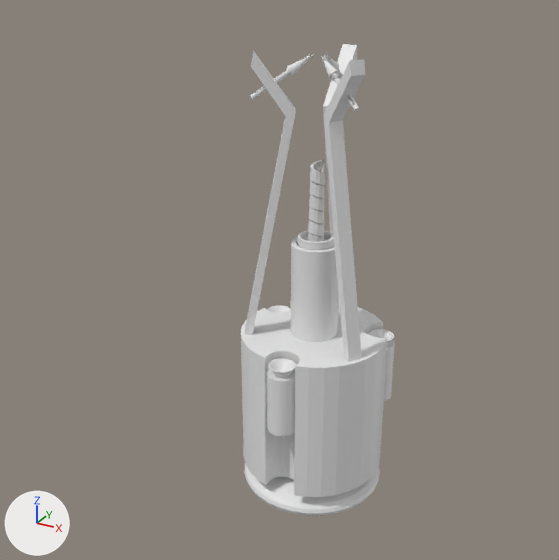
A saved change to the Blender file 3d/termite2.blend.
The view is the same before and after, from a camera (50 mm lens) standing at (4.12, -8.47, 7.66) and looking at (-0.74, 0.36, 3.25). The axes (+X, +Y, +Z) are drawn at lower left. The lights are the same throughout.

The first picture shows 'Bratso', 'Plane', 'Sakoula', 'body', 'bratso.001', 'bratso.002', 'dril2', 'kamaki', 'kamaki.001', 'kamaki.002', 'outer-dril', 'spiroma1', 'spiroma2', 'thruster3.001'.
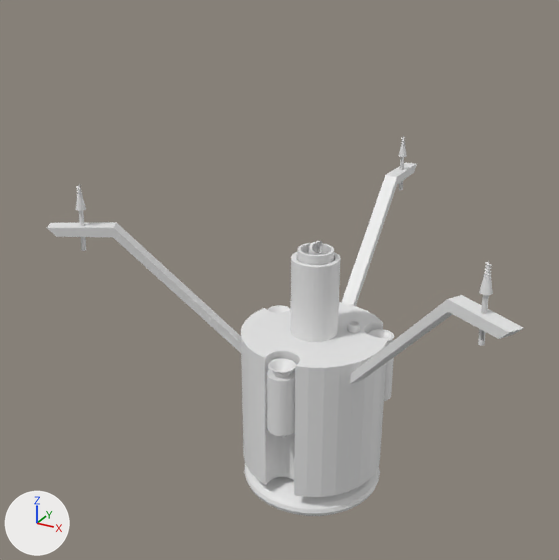
Commit message: Added Strut linked swinging Added strut rotation limits Added drill extension limits

Pixel boxes [x1, y1, x2, y2] of what changed, in the pictures (559 x 560 px):
'bratso.001', deleted: before [323, 59, 365, 362]
'outer-dril', moved: before [291, 237, 339, 342]; after [291, 251, 340, 342]
'Landing Strut.002', added: after [350, 261, 523, 384]
'Landing Strut.001', added: after [47, 185, 241, 353]
'bratso.002', deleted: before [245, 51, 296, 335]
'Landing Strut', added: after [341, 135, 417, 306]
'Plane', moved, turned: before [308, 160, 325, 242]; after [309, 241, 323, 255]
'dril2', moved: before [298, 230, 334, 250]; after [297, 243, 334, 265]
'Bratso', deleted: before [323, 44, 357, 307]
'kamaki.002', deleted: before [250, 54, 314, 100]
'kamaki.001', deleted: before [321, 56, 360, 112]
'kamaki', deleted: before [325, 55, 342, 78]
'spiroma1', deleted: before [322, 58, 340, 81]
'spiroma2', deleted: before [286, 54, 313, 73]

What changed in the scene script:
```text
Add me_cube_003:
    me_cube_003.from_pydata(...)  # 688 vertices, 532 faces; spans x -0.09..0.14, y 0.07..0.97, z -0.16..3.67
Remove ob_spiroma1:
    ob_spiroma1 = bpy.data.objects.new('spiroma1', me_cube_001)
    ob_spiroma1.location = (0.03, -0.05, 6.4)
    ob_spiroma1.rotation_euler = (0.956, -0.0558, 4.033)  # degrees (55, -3.2, 231)
    ob_spiroma1.scale = (0.00918, 0.00918, 0.00918)
Remove ob_spiroma2:
    ob_spiroma2 = bpy.data.objects.new('spiroma2', me_cube_001)
    ob_spiroma2.location = (-0.03, 0.01, 6.42)
    ob_spiroma2.rotation_euler = (0.956, -0.0558, 1.939)  # degrees (55, -3.2, 111)
    ob_spiroma2.scale = (0.00918, 0.00918, 0.00918)
Change ob_plane:
    ob_plane.location: (0.09, 0.0, 3.38) -> (0.09, 0.0, 2.3)
    ob_plane.rotation_euler: (-3.142, -0.012, 3.142) -> (0.0, -3.13, 0.0)  # degrees (-180, -0.7, 180) -> degrees (0, -179, 0)
Remove ob_bratso_002:
    ob_bratso_002 = bpy.data.objects.new('bratso.002', me_cube)
    ob_bratso_002.location = (-0.99, -0.06, 2.74)
    ob_bratso_002.rotation_euler = (2.957, -0.0102, -1.061)  # degrees (169, -0.6, -61)
    ob_bratso_002.scale = (0.0971, -0.0531, 1.6)
Remove ob_kamaki_002:
    ob_kamaki_002 = bpy.data.objects.new('kamaki.002', me_cylinder_002)
    ob_kamaki_002.location = (-0.46, -0.21, 6.14)
    ob_kamaki_002.rotation_euler = (-0.635, 0.799, -0.276)  # degrees (-36, 46, -16)
    ob_kamaki_002.scale = (0.179, 0.179, 2.3)
Remove ob_kamaki_001:
    ob_kamaki_001 = bpy.data.objects.new('kamaki.001', me_cylinder_002)
    ob_kamaki_001.location = (0.41, -0.29, 6.14)
    ob_kamaki_001.rotation_euler = (-0.635, 0.799, 1.819)  # degrees (-36, 46, 104)
    ob_kamaki_001.scale = (0.179, 0.179, 2.3)
Remove ob_bratso_001:
    ob_bratso_001 = bpy.data.objects.new('bratso.001', me_cube)
    ob_bratso_001.location = (0.55, -0.83, 2.74)
    ob_bratso_001.rotation_euler = (2.957, -0.0102, 1.033)  # degrees (169, -0.6, 59)
    ob_bratso_001.scale = (0.0971, -0.0531, 1.6)
Remove ob_bratso:
    ob_bratso = bpy.data.objects.new('Bratso', me_cube)
    ob_bratso.location = (0.45, 0.89, 2.74)
    ob_bratso.rotation_euler = (2.957, -0.0102, 3.127)  # degrees (169, -0.6, 179)
    ob_bratso.scale = (0.0971, -0.0531, 1.6)
Change ob_outer_dril:
    ob_outer_dril.location: (0.0, 0.0, 3.15) -> (0.0, 0.0, 2.95)
Remove ob_kamaki:
    ob_kamaki = bpy.data.objects.new('kamaki', me_cylinder_002)
    ob_kamaki.location = (0.05, 0.5, 6.14)
    ob_kamaki.rotation_euler = (-0.635, 0.799, 3.913)  # degrees (-36, 46, 224)
    ob_kamaki.scale = (0.179, 0.179, 2.3)
Change ob_dril2:
    ob_dril2.location: (0.0, 0.0, 3.48) -> (0.0, 0.0, 3.3)
Add ob_landing_strut_002:
    ob_landing_strut_002 = bpy.data.objects.new('Landing Strut.002', me_cube_003)
    ob_landing_strut_002.location = (0.0, 0.01, 2.8)
    ob_landing_strut_002.rotation_euler = (-0.942, 0.0, -2.094)  # degrees (-54, 0, -120)
Add ob_landing_strut_001:
    ob_landing_strut_001 = bpy.data.objects.new('Landing Strut.001', me_cube_003.copy())
    ob_landing_strut_001.location = (0.01, -0.01, 2.8)
    ob_landing_strut_001.rotation_euler = (-0.942, 0.0, 2.094)  # degrees (-54, 0, 120)
Add ob_landing_strut:
    ob_landing_strut = bpy.data.objects.new('Landing Strut', me_cube_003.copy())
    ob_landing_strut.location = (-0.01, 0.0, 2.8)
    ob_landing_strut.rotation_euler = (-0.942, 0.0, 0.0)  # degrees (-54, 0, 0)
```
